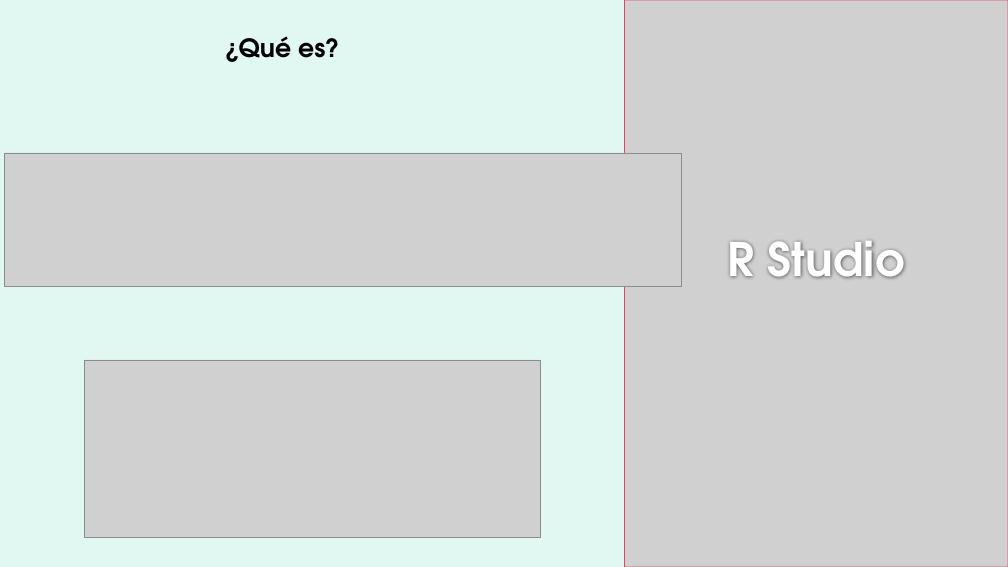
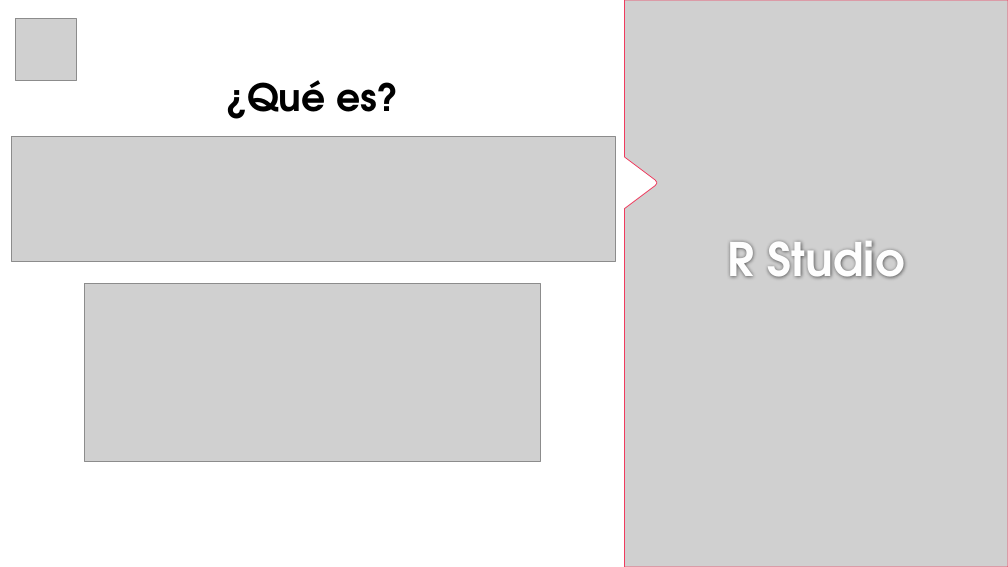
Before and after one commit to mcag2099/Taller_IEEE_Siendo_Creativos_R, a slide deck: slide 4 of Ppt_rmarkdown_shiny.pptx. Drawn at 1008x567 pixels with LibreOffice and Linux fonts; fonts in the diff are those of the drawing; grey boxes stand for pictures; background and template pictures are left out. Boxes give left, top, right and bottom in pixels: in the first picture for what was removed or moved away, otherwise in the second. Text is boxed around its words. In the diff, an @@ line names an element or a change of style, - is before the commit and + after.

```diff
--- a/Ppt_rmarkdown_shiny.pptx
+++ b/Ppt_rmarkdown_shiny.pptx
@@ background #E1F7F1 to #FFFFFF @@
@@ picture added at box(15, 18, 76, 80) @@
@@ text "¿Qué es?": place and size @@
-text "¿Qué es?" at box(225, 36, 339, 62)
+text "¿Qué es?" at box(226, 80, 398, 119)
@@ text "¿Qué es?" at box(226, 80, 398, 119): size 24 to 36 pt @@
@@ picture: place and size @@
-picture at box(5, 153, 681, 287)
+picture at box(11, 136, 616, 262)
@@ picture: place and size @@
-picture at box(85, 360, 541, 538)
+picture at box(85, 284, 541, 461)
```
Also in this commit, not shown: 11 other slides changed, 3 slides added, 1 slide removed, 6 other files.
